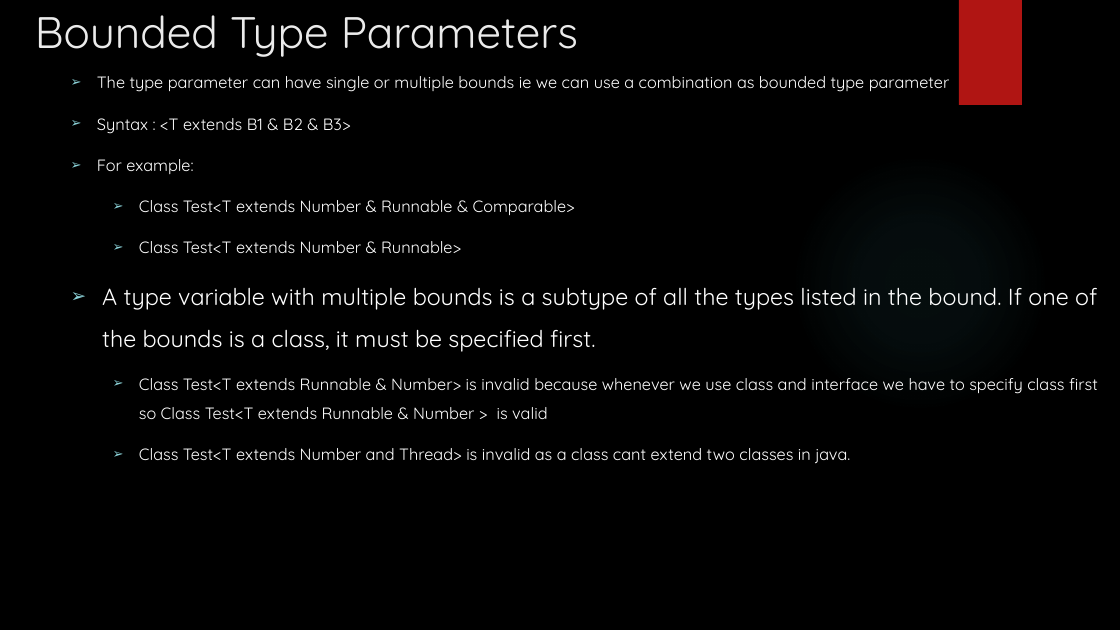
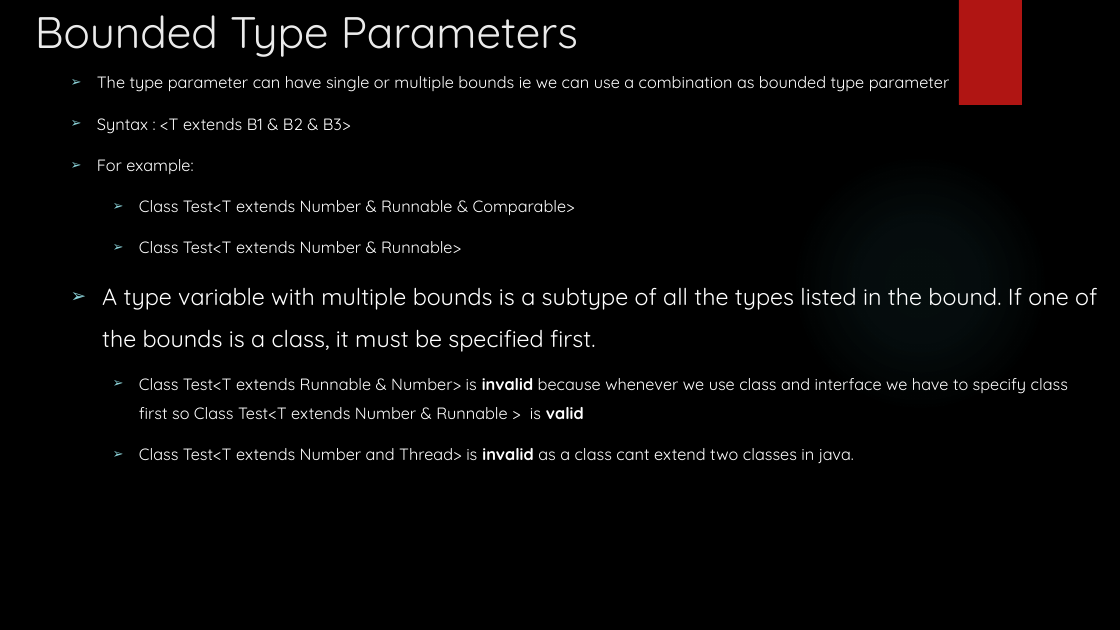
Before and after one commit to rudhrainfogain/JavaGenerics, a slide deck: slide 22 of src/main/resources/JavaGenerics.pptx. Drawn at 1120x630 pixels with LibreOffice and Linux fonts; fonts in the diff are those of the drawing; background and template pictures are left out. Boxes give left, top, right and bottom in pixels: in the first picture for what was removed or moved away, otherwise in the second. Text is boxed around its words. In the diff, an @@ line names an element or a change of style, - is before the commit and + after.

```diff
--- a/src/main/resources/JavaGenerics.pptx
+++ b/src/main/resources/JavaGenerics.pptx
@@ text at [139,378,1068,419]: text changed @@
-  ➢ Class Test<T extends Runnable & Number> is invalid because whenever we use class and interface we have to specify class first so Class Test<T extends Runnable & Number > is valid
+  ➢ Class Test<T extends Runnable & Number> is invalid because whenever we use class and interface we have to specify class first so Class Test<T extends Number & Runnable > is valid
@@ text at [139,448,854,463]: bold on in "invalid" @@
```
Also in this commit, not shown: 3 other slides changed, 1 slide added, 14 other files.
